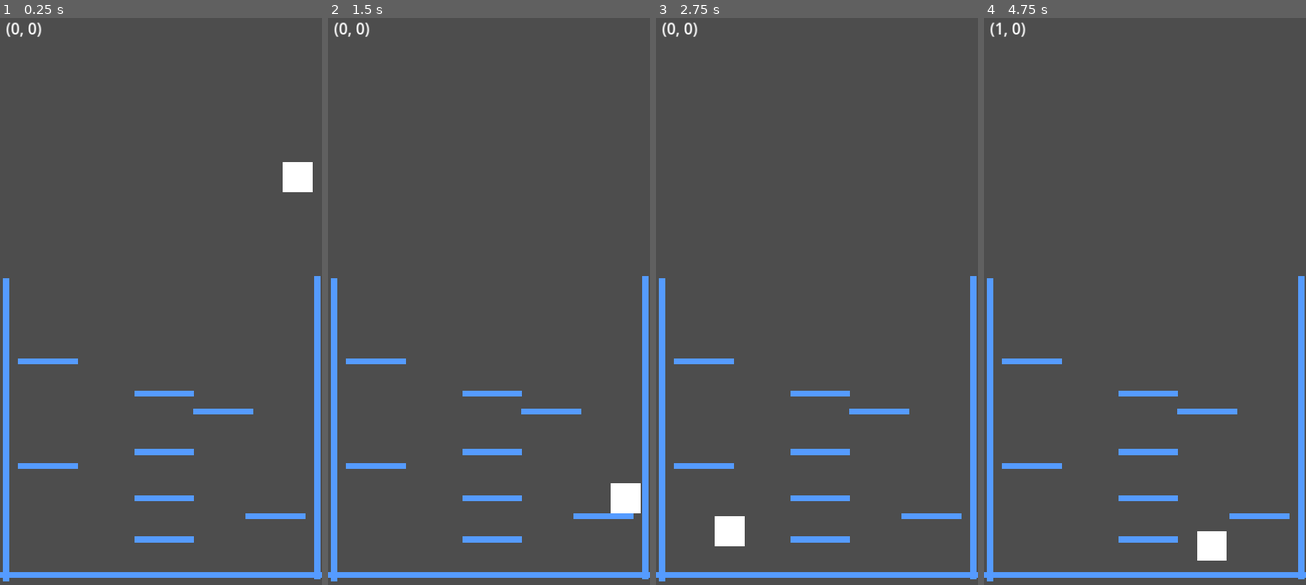
Above: before the commit, frames 1-4 (left to right).
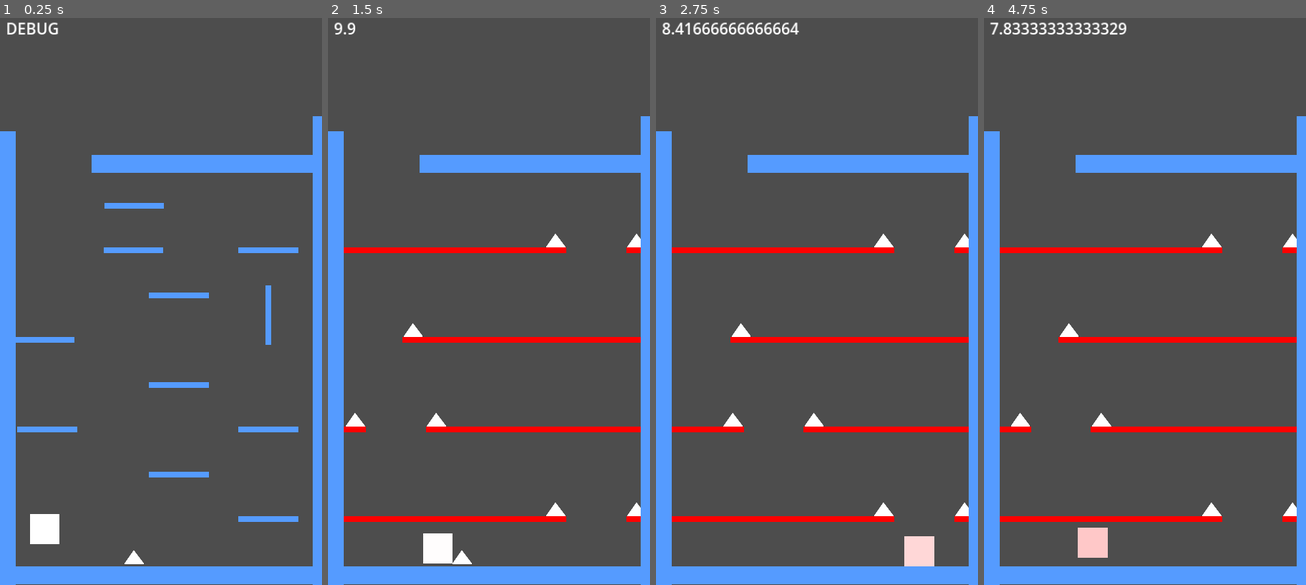
Above: after the commit, the same moments.

Repository: ahmed-alnour123/Brackeys-gamejam-2023.1
Game: Godot game, scene res://Scenes/testPlayer.tscn
Two runs of this game, one before a commit and one after it. Both use one fixed random seed, a clock stepped at 60 frames per second and the inputs below.
Inputs (mouse positions are in pixels of both pictures, inside the frame that each line leads up to):
- Up to frame 1 (0.25 s): no input
- Up to frame 2 (1.5 s): tap Enter (ui_accept) at 0.5, 0.77, 0.8, 1.07, 1.35 s; move the mouse to (559, 267) at 0.52 s; tap P at 0.6 s; click (559, 267) at 0.67 s; move the mouse to (424, 324) at 1.27 s; click (424, 324) at 1.42 s
- Up to frame 3 (2.75 s): tap Enter (ui_accept) at 1.52, 1.82, 2.3 s; tap P at 1.55, 2.1 s; move the mouse to (849, 171) at 2.02 s; click (849, 171) at 2.17 s
- Up to frame 4 (4.75 s): move the mouse to (1128, 414) at 2.77 s; tap P at 2.85, 4.35 s; click (1128, 414) at 2.92 s; tap Enter (ui_accept) at 3.02, 3.32, 3.6, 3.77, 4.07, 4.52 s; move the mouse to (1241, 386) at 3.52 s; click (1241, 386) at 3.67 s; move the mouse to (1048, 210) at 4.27 s; click (1048, 210) at 4.42 s

The runs differ from the first frame. In frame 1, 13% of the frame differs, in the area x 0-100%, y 0-100%; in frame 2, 14%; in frame 3, 15%; in frame 4, 15%.

Commit message:
basic level and imporved player movement

Diff:
--- /dev/null
+++ b/Scenes/HUD.tscn
@@ -0,0 +1,83 @@
+[gd_scene load_steps=4 format=3 uid="uid://bxfqbfg0v2tl"]
+
+[ext_resource type="Script" path="res://Scripts/HUD.gd" id="1_wr8qb"]
+
+[sub_resource type="LabelSettings" id="LabelSettings_lyw8r"]
+font_size = 138
+
+[sub_resource type="LabelSettings" id="LabelSettings_u7vv3"]
+font_size = 97
+
+[node name="HUD" type="CanvasLayer"]
+script = ExtResource("1_wr8qb")
+
+[node name="GameoverMenu" type="Control" parent="."]
+visible = false
+layout_mode = 3
+anchors_preset = 0
+offset_right = 40.0
+offset_bottom = 40.0
+
+[node name="GameoverLabel" type="Label" parent="GameoverMenu"]
+offset_left = 142.0
+offset_top = 408.0
+offset_right = 938.0
+offset_bottom = 600.0
+text = "Game Over"
+label_settings = SubResource("LabelSettings_lyw8r")
+horizontal_alignment = 1
+vertical_alignment = 1
+
+[node name="RestartButton" type="Button" parent="GameoverMenu"]
+offset_left = 358.0
+offset_top = 1240.0
+offset_right = 722.0
+offset_bottom = 1355.0
+theme_override_font_sizes/font_size = 75
+text = "Restart"
+
+[node name="LevelClearedMenu" type="Control" parent="."]
+visible = false
+layout_mode = 3
+anchors_preset = 15
+anchor_right = 1.0
+anchor_bottom = 1.0
+grow_horizontal = 2
+grow_vertical = 2
+
+[node name="NextLevelLabel" type="Label" parent="LevelClearedMenu"]
+layout_mode = 1
+anchors_preset = 8
+anchor_left = 0.5
+anchor_top = 0.5
+anchor_right = 0.5
+anchor_bottom = 0.5
+offset_left = -486.0
+offset_top = -504.0
+offset_right = 486.0
+offset_bottom = -368.0
+grow_horizontal = 2
+grow_vertical = 2
+text = "Level Cleared!!"
+label_settings = SubResource("LabelSettings_u7vv3")
+horizontal_alignment = 1
+vertical_alignment = 1
+
+[node name="NextLevelButton" type="Button" parent="LevelClearedMenu"]
+layout_mode = 1
+anchors_preset = 8
+anchor_left = 0.5
+anchor_top = 0.5
+anchor_right = 0.5
+anchor_bottom = 0.5
+offset_left = -114.0
+offset_top = 191.0
+offset_right = 114.0
+offset_bottom = 308.0
+grow_horizontal = 2
+grow_vertical = 2
+theme_override_font_sizes/font_size = 79
+text = "Next"
+
+[connection signal="button_down" from="GameoverMenu/RestartButton" to="." method="_on_restart_button_button_down"]
+[connection signal="button_down" from="LevelClearedMenu/NextLevelButton" to="." method="_on_next_level_button_button_down"]
--- /dev/null
+++ b/Scenes/Spike.tscn
@@ -0,0 +1,21 @@
+[gd_scene load_steps=4 format=3 uid="uid://de3lrpc4ef3sn"]
+
+[ext_resource type="Script" path="res://Scripts/Spike.gd" id="1_j43xl"]
+[ext_resource type="Texture2D" uid="uid://c8wu27wyyemvq" path="res://Art/Sprites/tringle.png" id="1_seint"]
+
+[sub_resource type="RectangleShape2D" id="RectangleShape2D_vaycy"]
+size = Vector2(64, 48)
+
+[node name="Spike" type="Area2D"]
+script = ExtResource("1_j43xl")
+
+[node name="Sprite2D" type="Sprite2D" parent="."]
+position = Vector2(0, -48.5)
+scale = Vector2(0.5, 0.75)
+texture = ExtResource("1_seint")
+
+[node name="CollisionShape2D" type="CollisionShape2D" parent="."]
+position = Vector2(0, -24)
+shape = SubResource("RectangleShape2D_vaycy")
+
+[connection signal="body_entered" from="." to="." method="_on_body_entered"]
--- a/Scenes/platform.tscn
+++ b/Scenes/platform.tscn
@@ -1,16 +1,97 @@
-[gd_scene load_steps=3 format=3 uid="uid://cx3rsbg6m38l3"]
+[gd_scene load_steps=8 format=3 uid="uid://cj3v51o8ybu88"]
 
-[ext_resource type="Texture2D" uid="uid://k4q3s3t8616t" path="res://Art/square.png" id="1_a02i3"]
+[ext_resource type="Script" path="res://Scripts/Platform.gd" id="1_k5eh4"]
+[ext_resource type="Texture2D" uid="uid://k4q3s3t8616t" path="res://Art/Sprites/square.png" id="1_naqtv"]
+[ext_resource type="PackedScene" uid="uid://de3lrpc4ef3sn" path="res://Scenes/Spike.tscn" id="3_ifhwu"]
 
 [sub_resource type="RectangleShape2D" id="RectangleShape2D_dfq0m"]
 
-[node name="Platform" type="StaticBody2D"]
+[sub_resource type="Animation" id="Animation_mrifm"]
+resource_name = "move_horizontally"
+length = 5.0
+loop_mode = 1
+tracks/0/type = "value"
+tracks/0/imported = false
+tracks/0/enabled = true
+tracks/0/path = NodePath("Platform:position")
+tracks/0/interp = 1
+tracks/0/loop_wrap = true
+tracks/0/keys = {
+"times": PackedFloat32Array(0, 1, 2.5, 4, 5),
+"transitions": PackedFloat32Array(1, 1, 1, 1, 1),
+"update": 0,
+"values": [Vector2(0, 0), Vector2(-200, 0), Vector2(0, 0), Vector2(200, 0), Vector2(0, 0)]
+}
 
-[node name="CollisionShape2D" type="CollisionShape2D" parent="."]
+[sub_resource type="Animation" id="Animation_vbu2s"]
+resource_name = "move_vertically"
+length = 5.0
+loop_mode = 1
+tracks/0/type = "value"
+tracks/0/imported = false
+tracks/0/enabled = true
+tracks/0/path = NodePath("Platform:position")
+tracks/0/interp = 1
+tracks/0/loop_wrap = true
+tracks/0/keys = {
+"times": PackedFloat32Array(0, 1, 2.5, 4, 5),
+"transitions": PackedFloat32Array(1, 1, 1, 1, 1),
+"update": 0,
+"values": [Vector2(0, 0), Vector2(0, -200), Vector2(0, 0), Vector2(0, 200), Vector2(0, 0)]
+}
+
+[sub_resource type="AnimationLibrary" id="AnimationLibrary_i4qt6"]
+_data = {
+"move_horizontally": SubResource("Animation_mrifm"),
+"move_vertically": SubResource("Animation_vbu2s")
+}
+
+[node name="Node2D" type="Node2D"]
+script = ExtResource("1_k5eh4")
+
+[node name="Platform" type="AnimatableBody2D" parent="."]
+
+[node name="Center" type="CollisionShape2D" parent="Platform"]
+scale = Vector2(10, 1)
 shape = SubResource("RectangleShape2D_dfq0m")
 one_way_collision = true
 
-[node name="Sprite2D" type="Sprite2D" parent="CollisionShape2D"]
+[node name="Sprite2D" type="Sprite2D" parent="Platform/Center"]
 self_modulate = Color(0.333333, 0.607843, 1, 1)
 scale = Vector2(20, 20)
-texture = ExtResource("1_a02i3")
+texture = ExtResource("1_naqtv")
+
+[node name="Left" type="CollisionShape2D" parent="Platform"]
+visible = false
+position = Vector2(-500, 0)
+scale = Vector2(40, 1)
+shape = SubResource("RectangleShape2D_dfq0m")
+
+[node name="Sprite2D" type="Sprite2D" parent="Platform/Left"]
+self_modulate = Color(1, 0, 0, 1)
+scale = Vector2(20, 20)
+texture = ExtResource("1_naqtv")
+
+[node name="Right" type="CollisionShape2D" parent="Platform"]
+visible = false
+position = Vector2(500, 0)
+scale = Vector2(40, 1)
+shape = SubResource("RectangleShape2D_dfq0m")
+
+[node name="Sprite2D" type="Sprite2D" parent="Platform/Right"]
+self_modulate = Color(1, 0, 0, 1)
+scale = Vector2(20, 20)
+texture = ExtResource("1_naqtv")
+
+[node name="Spike" parent="Platform" instance=ExtResource("3_ifhwu")]
+visible = false
+position = Vector2(-136, -10)
+
+[node name="Spike2" parent="Platform" instance=ExtResource("3_ifhwu")]
+visible = false
+position = Vector2(136, -10)
+
+[node name="AnimationPlayer" type="AnimationPlayer" parent="."]
+libraries = {
+"": SubResource("AnimationLibrary_i4qt6")
+}
--- a/Scenes/player.tscn
+++ b/Scenes/player.tscn
@@ -1,23 +1,23 @@
-[gd_scene load_steps=5 format=3 uid="uid://yij1umkn5tbg"]
+[gd_scene load_steps=5 format=3 uid="uid://1qvgecsokhoh"]
 
 [ext_resource type="Script" path="res://Scripts/Player.gd" id="1_0kr1h"]
-[ext_resource type="Texture2D" uid="uid://k4q3s3t8616t" path="res://Art/square.png" id="1_0o4bv"]
+[ext_resource type="Texture2D" uid="uid://k4q3s3t8616t" path="res://Art/Sprites/square.png" id="2_jk3dw"]
 [ext_resource type="AudioStream" uid="uid://88cupaf20ee0" path="res://Art/Sounds/button-click.wav" id="3_cxpu6"]
 
 [sub_resource type="RectangleShape2D" id="RectangleShape2D_8dwyn"]
 size = Vector2(100, 100)
 
-[node name="Player" type="CharacterBody2D"]
-z_index = 1
+[node name="Player" type="CharacterBody2D" groups=["Player"]]
+z_index = 10
 script = ExtResource("1_0kr1h")
 metadata/_edit_group_ = true
 
 [node name="CollisionShape2D" type="CollisionShape2D" parent="."]
 shape = SubResource("RectangleShape2D_8dwyn")
 
-[node name="Sprite2D" type="Sprite2D" parent="."]
+[node name="Sprite2D" type="Sprite2D" parent="CollisionShape2D"]
 scale = Vector2(100, 100)
-texture = ExtResource("1_0o4bv")
+texture = ExtResource("2_jk3dw")
 
 [node name="WallStickTimer" type="Timer" parent="."]
 process_callback = 0
--- a/Scenes/testPlayer.tscn
+++ b/Scenes/testPlayer.tscn
@@ -1,72 +1,161 @@
-[gd_scene load_steps=3 format=3 uid="uid://bprljf5voafxj"]
+[gd_scene load_steps=9 format=3 uid="uid://bprljf5voafxj"]
 
-[ext_resource type="PackedScene" uid="uid://yij1umkn5tbg" path="res://Scenes/player.tscn" id="1_08fjw"]
-[ext_resource type="PackedScene" uid="uid://cx3rsbg6m38l3" path="res://Scenes/platform.tscn" id="2_ppvrs"]
+[ext_resource type="PackedScene" uid="uid://1qvgecsokhoh" path="res://Scenes/player.tscn" id="1_08fjw"]
+[ext_resource type="Script" path="res://Scripts/LevelManager.gd" id="1_ujyo7"]
+[ext_resource type="PackedScene" uid="uid://cj3v51o8ybu88" path="res://Scenes/platform.tscn" id="2_ppvrs"]
+[ext_resource type="Texture2D" uid="uid://k4q3s3t8616t" path="res://Art/Sprites/square.png" id="4_t7p5o"]
+[ext_resource type="PackedScene" uid="uid://de3lrpc4ef3sn" path="res://Scenes/Spike.tscn" id="5_sgyyr"]
+[ext_resource type="PackedScene" uid="uid://bxfqbfg0v2tl" path="res://Scenes/HUD.tscn" id="6_h740e"]
 
-[node name="TestPlayer" type="Node2D"]
+[sub_resource type="RectangleShape2D" id="RectangleShape2D_dfq0m"]
+
+[sub_resource type="RectangleShape2D" id="RectangleShape2D_7hyke"]
+size = Vector2(1500, 100)
+
+[node name="TestLevel" type="Node2D"]
+script = ExtResource("1_ujyo7")
+platform = ExtResource("2_ppvrs")
 metadata/_edit_vertical_guides_ = [540.0]
 metadata/_edit_horizontal_guides_ = [960.0]
 
 [node name="Player" parent="." instance=ExtResource("1_08fjw")]
-position = Vector2(998, 522)
+position = Vector2(150, 1700)
+jump_power = 600.0
 
 [node name="Platforms" type="Node2D" parent="."]
 
-[node name="Ground" parent="Platforms" instance=ExtResource("2_ppvrs")]
+[node name="Walls" type="Node2D" parent="Platforms"]
+
+[node name="Ground" type="StaticBody2D" parent="Platforms/Walls"]
 position = Vector2(540, 1887)
-scale = Vector2(100, 1)
+scale = Vector2(10, 1)
 
-[node name="RightWall" parent="Platforms" instance=ExtResource("2_ppvrs")]
-position = Vector2(1064, 1394)
-rotation = 1.57079
-scale = Vector2(50.7643, 1.09913)
+[node name="Center" type="CollisionShape2D" parent="Platforms/Walls/Ground"]
+scale = Vector2(10, 3)
+shape = SubResource("RectangleShape2D_dfq0m")
+one_way_collision = true
 
-[node name="CollisionShape2D" parent="Platforms/RightWall" index="0"]
-one_way_collision = false
+[node name="Sprite2D" type="Sprite2D" parent="Platforms/Walls/Ground/Center"]
+self_modulate = Color(0.333333, 0.607843, 1, 1)
+z_index = 1
+scale = Vector2(20, 20)
+texture = ExtResource("4_t7p5o")
 
-[node name="LeftWall" parent="Platforms" instance=ExtResource("2_ppvrs")]
+[node name="Ground2" type="StaticBody2D" parent="Platforms/Walls"]
+position = Vector2(691, 510)
+scale = Vector2(3.84, 1)
+
+[node name="Center" type="CollisionShape2D" parent="Platforms/Walls/Ground2"]
+scale = Vector2(10, 3)
+shape = SubResource("RectangleShape2D_dfq0m")
+one_way_collision = true
+
+[node name="Sprite2D" type="Sprite2D" parent="Platforms/Walls/Ground2/Center"]
+self_modulate = Color(0.333333, 0.607843, 1, 1)
+z_index = 1
+scale = Vector2(20, 20)
+texture = ExtResource("4_t7p5o")
+
+[node name="RightWall" type="StaticBody2D" parent="Platforms/Walls"]
+position = Vector2(1080, 1350)
+rotation = -1.5708
+scale = Vector2(10, 1)
+
+[node name="Center" type="CollisionShape2D" parent="Platforms/Walls/RightWall"]
+scale = Vector2(10, 3)
+shape = SubResource("RectangleShape2D_dfq0m")
+
+[node name="Sprite2D" type="Sprite2D" parent="Platforms/Walls/RightWall/Center"]
+self_modulate = Color(0.333333, 0.607843, 1, 1)
+z_index = 1
+scale = Vector2(20, 20)
+texture = ExtResource("4_t7p5o")
+
+[node name="LeftWall" type="StaticBody2D" parent="Platforms/Walls"]
 position = Vector2(20, 1401)
 rotation = 1.57079
-scale = Vector2(50.7643, 1.09913)
+scale = Vector2(10, 1.09913)
 
-[node name="CollisionShape2D" parent="Platforms/LeftWall" index="0"]
-one_way_collision = false
+[node name="Center" type="CollisionShape2D" parent="Platforms/Walls/LeftWall"]
+scale = Vector2(10, 3)
+shape = SubResource("RectangleShape2D_dfq0m")
+one_way_collision = true
 
-[node name="Platform1" parent="Platforms" instance=ExtResource("2_ppvrs")]
-position = Vector2(924, 1689)
-scale = Vector2(10, 1)
+[node name="Sprite2D" type="Sprite2D" parent="Platforms/Walls/LeftWall/Center"]
+self_modulate = Color(0.333333, 0.607843, 1, 1)
+z_index = 1
+scale = Vector2(20, 20)
+texture = ExtResource("4_t7p5o")
 
 [node name="Platform2" parent="Platforms" instance=ExtResource("2_ppvrs")]
-position = Vector2(551, 1630)
-scale = Vector2(10, 1)
+position = Vector2(900, 1700)
 
 [node name="Platform3" parent="Platforms" instance=ExtResource("2_ppvrs")]
-position = Vector2(161, 1521)
-scale = Vector2(10, 1)
+position = Vector2(600, 1550)
+destroy_when_flip = true
 
 [node name="Platform4" parent="Platforms" instance=ExtResource("2_ppvrs")]
-position = Vector2(551, 1768)
-scale = Vector2(10, 1)
+position = Vector2(300, 1400)
+is_animated = true
 
 [node name="Platform5" parent="Platforms" instance=ExtResource("2_ppvrs")]
-position = Vector2(749, 1339)
-scale = Vector2(10, 1)
+position = Vector2(900, 1400)
+destroy_when_flip = true
 
 [node name="Platform6" parent="Platforms" instance=ExtResource("2_ppvrs")]
-position = Vector2(551, 1280)
-scale = Vector2(10, 1)
+position = Vector2(600, 1250)
+destroy_when_flip = true
+
+[node name="Platform11" parent="Platforms" instance=ExtResource("2_ppvrs")]
+position = Vector2(900, 1100)
+rotation = -1.57079
+destroy_when_flip = true
+is_animated = true
 
 [node name="Platform7" parent="Platforms" instance=ExtResource("2_ppvrs")]
-position = Vector2(161, 1171)
-scale = Vector2(10, 1)
+position = Vector2(150, 1100)
 
 [node name="Platform8" parent="Platforms" instance=ExtResource("2_ppvrs")]
-position = Vector2(551, 1475)
-scale = Vector2(10, 1)
+position = Vector2(600, 950)
+destroy_when_flip = true
+move_direction = 1
 
-[node name="CanvasLayer" type="CanvasLayer" parent="."]
+[node name="Platform12" parent="Platforms" instance=ExtResource("2_ppvrs")]
+position = Vector2(300, 800)
+destroy_when_flip = true
+is_animated = true
 
-[node name="DebugLabel" type="Label" parent="CanvasLayer"]
+[node name="Platform9" parent="Platforms" instance=ExtResource("2_ppvrs")]
+position = Vector2(900, 800)
+
+[node name="Platform10" parent="Platforms" instance=ExtResource("2_ppvrs")]
+position = Vector2(450, 650)
+destroy_when_flip = true
+
+[node name="AudioStreamPlayer" type="AudioStreamPlayer" parent="."]
+
+[node name="LevelEndTriggers" type="Node2D" parent="."]
+
+[node name="LevelTop" type="Area2D" parent="LevelEndTriggers"]
+position = Vector2(0, -460)
+
+[node name="CollisionShape2D" type="CollisionShape2D" parent="LevelEndTriggers/LevelTop"]
+position = Vector2(450, 759)
+shape = SubResource("RectangleShape2D_7hyke")
+
+[node name="LevelBottom" type="Area2D" parent="LevelEndTriggers"]
+position = Vector2(98, 1048)
+
+[node name="CollisionShape2D" type="CollisionShape2D" parent="LevelEndTriggers/LevelBottom"]
+position = Vector2(450, 759)
+shape = SubResource("RectangleShape2D_7hyke")
+
+[node name="Spike" parent="." instance=ExtResource("5_sgyyr")]
+position = Vector2(450, 1850)
+
+[node name="HUD" parent="." instance=ExtResource("6_h740e")]
+
+[node name="DebugLabel" type="Label" parent="HUD"]
 offset_left = 20.0
 offset_top = 20.0
 offset_right = 749.0
@@ -75,7 +164,6 @@
 text = "DEBUG"
 autowrap_mode = 2
 
-[node name="AudioStreamPlayer" type="AudioStreamPlayer" parent="."]
-
-[editable path="Platforms/RightWall"]
-[editable path="Platforms/LeftWall"]
+[connection signal="player_dead" from="Player" to="." method="_on_player_player_dead"]
+[connection signal="body_entered" from="LevelEndTriggers/LevelTop" to="." method="_on_level_top_body_entered"]
+[connection signal="body_entered" from="LevelEndTriggers/LevelBottom" to="." method="_on_level_bottom_body_entered"]
--- /dev/null
+++ b/Scripts/HUD.gd
@@ -0,0 +1,15 @@
+extends CanvasLayer
+
+var root
+
+func _ready() -> void:
+	root = get_parent().player_won.connect(func(): $LevelClearedMenu.show())
+	root = get_parent().player_lose.connect(func(): $GameoverMenu.show())
+
+func _on_restart_button_button_down() -> void:
+	get_tree().reload_current_scene()
+
+
+func _on_next_level_button_button_down() -> void:
+	# load next level scene
+	pass
--- /dev/null
+++ b/Scripts/LevelManager.gd
@@ -0,0 +1,32 @@
+extends Node2D
+"""
+	add win conditions
+"""
+signal flip_level
+signal player_won
+signal player_lose
+
+@export var platform: PackedScene
+
+func _input(event: InputEvent) -> void:
+	if event is InputEventKey and event.pressed:
+		if event.keycode == KEY_P:
+			emit_signal("flip_level")
+
+
+
+func _on_level_top_body_entered(body: Node2D) -> void:
+	if body.is_in_group("Player"):
+		$LevelEndTriggers/LevelTop.queue_free()
+		emit_signal("flip_level")
+
+
+func _on_level_bottom_body_entered(body: Node2D) -> void:
+	if body.is_in_group("Player"):
+		$LevelEndTriggers/LevelBottom.queue_free()
+#		end_game()
+
+
+func _on_player_player_dead() -> void:
+	$Player.queue_free()
+	emit_signal("player_lose")
--- /dev/null
+++ b/Scripts/Platform.gd
@@ -0,0 +1,47 @@
+extends Node2D
+
+@export var destroy_when_flip := false
+@export var is_animated := false
+@export var move_direction := MoveDirection.Horizontally
+
+enum MoveDirection {
+	Horizontally,
+	Vertically
+}
+
+var leftCollider
+var rightCollider
+var spike1
+var spike2
+
+func _ready() -> void:
+	get_parent().get_parent().flip_level.connect(switch_platforms)
+	leftCollider = $Platform/Left
+	rightCollider = $Platform/Right
+	spike1 = $Platform/Spike
+	spike2 = $Platform/Spike2
+
+	get_child(0).remove_child(leftCollider)
+	get_child(0).remove_child(rightCollider)
+	get_child(0).remove_child(spike1)
+	get_child(0).remove_child(spike2)
+
+	if is_animated:
+		$AnimationPlayer.play("move_horizontally" if move_direction == MoveDirection.Horizontally else "move_vertically")
+		$AnimationPlayer.advance(randf_range(0, 5))
+
+func switch_platforms():
+	leftCollider.show()
+	rightCollider.show()
+	spike1.show()
+	spike2.show()
+
+	get_child(0).call_deferred("add_child", leftCollider)
+	get_child(0).call_deferred("add_child", rightCollider)
+	get_child(0).call_deferred("add_child", spike1)
+	get_child(0).call_deferred("add_child", spike2)
+
+	if destroy_when_flip:
+		queue_free()
+
+	get_child(0).remove_child($Platform/Center)
--- a/Scripts/Player.gd
+++ b/Scripts/Player.gd
@@ -1,9 +1,15 @@
 extends CharacterBody2D
+
+signal player_dead
 
 @export var speed := 600.0
 @export var jump_power := 550.0
 @export_range(0, 1) var wall_slide_factor := 0.5
 @export_range(0.1, 3) var wall_stick_time := 1.0
+
+const MAX_HEALTH = 10.0
+var health: float = MAX_HEALTH
+var is_level_flipped = false
 
 var current_wall_slide_factor: float
 
@@ -16,11 +22,20 @@
 var gravity: int = ProjectSettings.get_setting("physics/2d/default_gravity")
 
 func _ready() -> void:
-	debugLabel = get_parent().get_node("CanvasLayer/DebugLabel")
+	debugLabel = get_parent().get_node("HUD/DebugLabel")
+	get_parent().flip_level.connect(func(): is_level_flipped = true)
+
 	$WallStickTimer.timeout.connect(func():
-		current_wall_slide_factor = 1
-		position.x += get_wall_normal().x * 10
+#		current_wall_slide_factor = 1
+#		position.x += get_wall_normal().x * 10
+		pass
 	)
+
+func _process(delta: float) -> void:
+	modulate = Color.WHITE.lerp(Color.RED, 1- float(health) / MAX_HEALTH)
+	if(health <= 0):
+		emit_signal("player_dead")
+
 
 func _physics_process(delta: float) -> void:
 	if not is_on_floor():
@@ -34,6 +49,10 @@
 		# Add the gravity.
 		velocity.y += gravity * delta * current_wall_slide_factor
 	else:
+		if is_level_flipped:
+			health -= delta
+			set_debug(health)
+
 		# change moving direction
 		var x = speed if (velocity.x > 0) else -speed
 		if velocity.x == 0 and get_wall_normal() != Vector2.ZERO:
@@ -41,7 +60,7 @@
 		velocity.x = x
 
 	# Handle Jump.
-	if Input.is_mouse_button_pressed(MOUSE_BUTTON_LEFT):
+	if Input.is_mouse_button_pressed(MOUSE_BUTTON_LEFT) or Input.is_action_just_pressed("ui_accept") :
 #	if Input.is_action_just_pressed("ui_accept"):
 		if is_on_floor():
 			velocity.y = -jump_power
@@ -53,10 +72,10 @@
 			velocity = Vector2.LEFT.rotated(deg_to_rad(jump_angle)).normalized() * jump_power
 			$AudioStreamPlayer.play()
 
-	set_debug(get_wall_normal())
 	move_and_slide()
 
-
+func get_hit():
+	health -= 1
 
 func set_debug(s):
 		debugLabel.text = str(s)
--- /dev/null
+++ b/Scripts/Spike.gd
@@ -0,0 +1,8 @@
+extends Area2D
+
+
+
+func _on_body_entered(body: Node2D) -> void:
+	if body.is_in_group("Player"):
+		body.get_hit()
+		queue_free()
Renamed: Art/square.png -> Art/Sprites/square.png
Not shown, changed: Art/Sprites/square.png.import
Binary file added: Art/Sprites/tringle.png
Not shown, added: Art/Sprites/tringle.png.import
Not shown, changed: TODO
